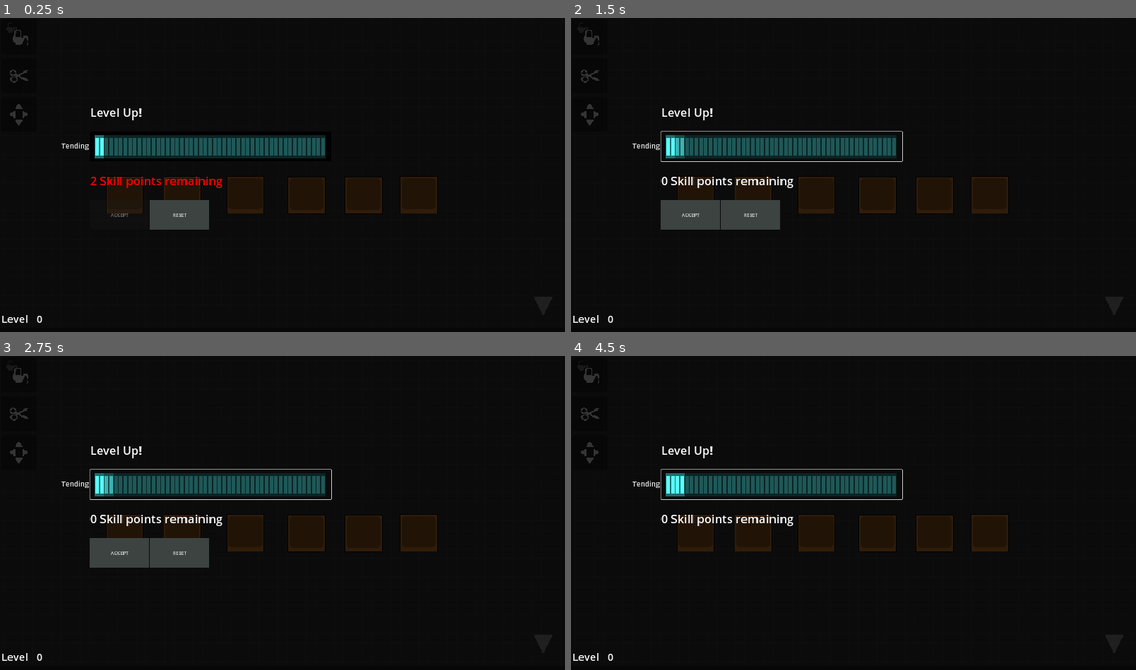
Above: before the commit, frames 1-4 (two rows, left to right).
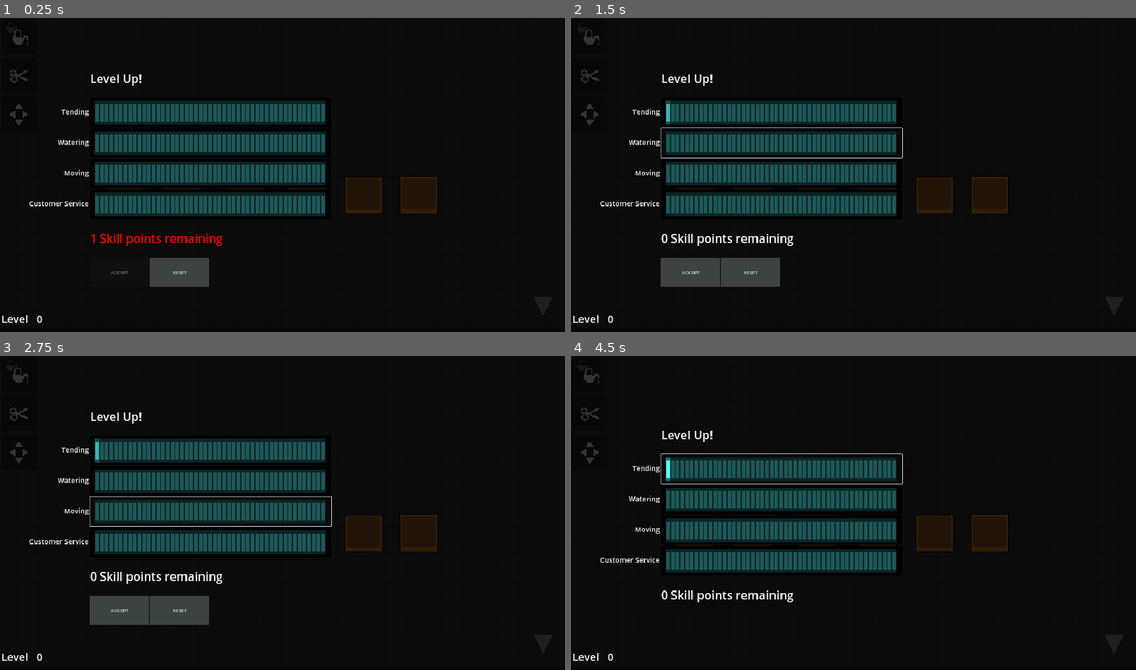
Above: after the commit, the same moments.

Repository: mathew-tran/flower-garden
Game: Godot game, scene res://Scenes/Main.tscn
The game is run twice, just before and just after one commit, with the same random seed, the same clock (stepped at 60 frames per second) and the same inputs. This scene is started directly instead of the project's main scene.
Inputs:
- Up to frame 1 (0.25 s): no input
- Up to frame 2 (1.5 s): click "Tending" at 0.5 s; click "Tending" (after the commit: "Watering") at 1.25 s
- Up to frame 3 (2.75 s): click "Tending" (after the commit: "Moving") at 2 s
- Up to frame 4 (4.5 s): click "Tending" (after the commit: "Customer Service") at 2.75 s; click "ACCEPT" at 3.5 s; click "Tending" at 4.25 s

The runs differ from the first frame. In frame 1, 13% of the frame differs, in the area x 5-58%, y 17-86%; in frame 2, 15%, in the area x 5-59%, y 17-86%; in frame 3, 15%; in frame 4, 14%.

Commit message:
hooked up some of the back end

Diff:
--- a/Prefabs/UI/Levelup.tscn
+++ b/Prefabs/UI/Levelup.tscn
@@ -1,10 +1,23 @@
-[gd_scene load_steps=5 format=3 uid="uid://cgotjfvuatutq"]
+[gd_scene load_steps=10 format=3 uid="uid://cgotjfvuatutq"]
 
 [ext_resource type="Script" path="res://Scripts/UI/LevelupUI.gd" id="1_i6kwi"]
 [ext_resource type="PackedScene" uid="uid://b5agcinq6oeut" path="res://Prefabs/UI/PowerupButton.tscn" id="1_tfmkf"]
+[ext_resource type="Resource" uid="uid://ch5bnwwrh2c7w" path="res://Resources/Variables/VAR_TEND_BONUS.tres" id="3_af5gw"]
+[ext_resource type="Script" path="res://Scripts/ResourceTypes/LevelPowerupPropertyAddBonus.gd" id="4_p3wi3"]
+[ext_resource type="Script" path="res://Scripts/ResourceTypes/LevelPowerup.gd" id="5_dpnd8"]
 
 [sub_resource type="StyleBoxFlat" id="StyleBoxFlat_uokhy"]
 bg_color = Color(0, 0, 0, 0.796078)
+
+[sub_resource type="Resource" id="Resource_4bvin"]
+script = ExtResource("4_p3wi3")
+PropertyName = ExtResource("3_af5gw")
+PropertyValue = 2
+
+[sub_resource type="Resource" id="Resource_vpcdc"]
+script = ExtResource("5_dpnd8")
+PowerUpDescription = "Description"
+Powerup = SubResource("Resource_4bvin")
 
 [sub_resource type="StyleBoxFlat" id="StyleBoxFlat_01kt8"]
 bg_color = Color(0.235294, 0.262745, 0.25098, 1)
@@ -56,8 +69,25 @@
 size_flags_horizontal = 0
 alignment = 1
 
-[node name="Button" parent="Panel/VBoxContainer/HBoxContainer" instance=ExtResource("1_tfmkf")]
+[node name="TendButton" parent="Panel/VBoxContainer/HBoxContainer" instance=ExtResource("1_tfmkf")]
 layout_mode = 2
+CategoryName = "Tending"
+PowerUps = Array[ExtResource("5_dpnd8")]([SubResource("Resource_vpcdc"), null, null, null, null, null, null, null, null, null, null, null, null, null, null, null, null, null, null, null, null, null, null, null, null, null, null, null, null, null, null, null, null, null, null, null, null, null, null, null, null, null, null, null, null, null, null, null, null, null])
+
+[node name="TendButton2" parent="Panel/VBoxContainer/HBoxContainer" instance=ExtResource("1_tfmkf")]
+layout_mode = 2
+CategoryName = "Watering"
+PowerUps = Array[ExtResource("5_dpnd8")]([SubResource("Resource_vpcdc"), null, null, null, null, null, null, null, null, null, null, null, null, null, null, null, null, null, null, null, null, null, null, null, null, null, null, null, null, null, null, null, null, null, null, null, null, null, null, null, null, null, null, null, null, null, null, null, null, null])
+
+[node name="TendButton3" parent="Panel/VBoxContainer/HBoxContainer" instance=ExtResource("1_tfmkf")]
+layout_mode = 2
+CategoryName = "Moving"
+PowerUps = Array[ExtResource("5_dpnd8")]([SubResource("Resource_vpcdc"), null, null, null, null, null, null, null, null, null, null, null, null, null, null, null, null, null, null, null, null, null, null, null, null, null, null, null, null, null, null, null, null, null, null, null, null, null, null, null, null, null, null, null, null, null, null, null, null, null])
+
+[node name="TendButton4" parent="Panel/VBoxContainer/HBoxContainer" instance=ExtResource("1_tfmkf")]
+layout_mode = 2
+CategoryName = "Customer Service"
+PowerUps = Array[ExtResource("5_dpnd8")]([SubResource("Resource_vpcdc"), null, null, null, null, null, null, null, null, null, null, null, null, null, null, null, null, null, null, null, null, null, null, null, null, null, null, null, null, null, null, null, null, null, null, null, null, null, null, null, null, null, null, null, null, null, null, null, null, null])
 
 [node name="SkillPointsRemaining" type="Label" parent="Panel/VBoxContainer"]
 custom_minimum_size = Vector2(300, 80)
--- a/Scripts/Autoload/Game.gd
+++ b/Scripts/Autoload/Game.gd
@@ -6,7 +6,6 @@
 var CurrentOrder = null
 
 var bHasDoneTutorial = false
-
 
 func ArePlanterBoxesCompleted():
 	var boxes = get_tree().get_nodes_in_group("PlanterBox")
--- a/Scripts/Autoload/PlayerProgression.gd
+++ b/Scripts/Autoload/PlayerProgression.gd
@@ -3,6 +3,7 @@
 var EXP = 0
 var MaxEXP = 100
 var Level = 0
+var MaxLevel = 20
 var XPCache = 0
 
 signal EXPUpdate
@@ -14,14 +15,16 @@
 
 var EXPCacheReleaseTimer
 
-var SkillPoints = 2
-var AllocatedSkillPoints = 2
+var SkillPoints = 1
+var AllocatedSkillPoints = 1
 
 signal SkillsReset
 signal SkillsCompleteTransaction
 signal SkillsLockin(bCanLockin)
 signal SkillPointAllocated
 
+func GetMaxLevel():
+	return MaxLevel
 func _ready():
 	EXPCacheReleaseTimer = Timer.new()
 	EXPCacheReleaseTimer.wait_time = .05
@@ -31,6 +34,8 @@
 	add_child(EXPCacheReleaseTimer)
 
 func OnEXPCacheReleaseTimeOut():
+	if Level >= MaxLevel:
+		XPCache = 0
 	if XPCache == 0:
 		EXPCacheReleaseTimer.stop()
 		return
@@ -51,7 +56,7 @@
 		EXP -= MaxEXP
 		emit_signal("EXPUpdate")
 		MaxEXP *= 1.1
-		AddSkillPoints(2)
+		AddSkillPoints(3)
 		emit_signal("LevelUpdate")
 	emit_signal("EXPUpdate")
 
@@ -84,6 +89,11 @@
 	else:
 		TempProgress[property] = value
 
+func GetTempPower(property):
+	if TempProgress.has(property):
+		return TempProgress[property]
+	return 0
+
 func BroadcastPowerUpSelected():
 	emit_signal("PowerUpSelected")
 
@@ -99,3 +109,9 @@
 
 func GetLevel():
 	return Level
+
+func GetLevelString():
+	if Level < MaxLevel:
+		return str(Level)
+	else:
+		return "MAX"
--- a/Scripts/Plant.gd
+++ b/Scripts/Plant.gd
@@ -24,12 +24,14 @@
 			if frame < frameCount:
 				frame += 1
 		IncrementStage()
-		PlayerProgression.AddXP(2)
+
 	else:
 		print("failed to activate")
 
 
 func IncrementStage():
+	if StageIndex != -1:
+		GetCurrentStage().CleanStage()
 	StageIndex += 1
 	emit_signal("FinishGrowth")
 
--- a/Scripts/PlantStage.gd
+++ b/Scripts/PlantStage.gd
@@ -25,6 +25,11 @@
 	if is_instance_valid(StageTimer):
 		StageTimer.queue_free()
 
+	var bonus = 0
+	if ModeToUse == InputManager.INPUT_MODE.TEND:
+		bonus += PlayerProgression.GetTempPower(load("res://Resources/Variables/VAR_TEND_BONUS.tres").Get())
+	PlayerProgression.AddXP(2 + bonus)
+
 func ShouldIncreaseFrame():
 	return bIncreaseFrame
 
--- a/Scripts/UI/EXPBar.gd
+++ b/Scripts/UI/EXPBar.gd
@@ -15,7 +15,7 @@
 
 func OnLevelUpdate():
 	$ProgressBar.max_value = PlayerProgression.GetMaxEXP()
-	$HBoxContainer/Level.text = str(PlayerProgression.GetLevel())
+	$HBoxContainer/Level.text = str(PlayerProgression.GetLevelString())
 
 
 func OnCompleteRound(_x):
--- a/Scripts/UI/PowerupButton.gd
+++ b/Scripts/UI/PowerupButton.gd
@@ -1,13 +1,19 @@
 extends Button
 
-var Level = 2
+var Level = 0
 var LevelToGoTo = 0
 
 @export var OwnedColor : Color
 @export var AllocatedColor : Color
 @export var UnOwnedColor : Color
+@export var CategoryName = "test"
+
+@export var PowerUps : Array[LevelPowerUpResource]
+
+
 
 func _ready():
+	$Label.text = CategoryName
 	UpdateTicks()
 	LevelToGoTo = Level
 	PlayerProgression.connect("SkillsReset", Callable(self, "OnSkillsReset"))
@@ -24,6 +30,10 @@
 
 func SetData():
 	if Level != LevelToGoTo:
+		for x in range(Level, LevelToGoTo):
+			if is_instance_valid(PowerUps[x]):
+				PowerUps[x].ConsumePower()
+				PowerUps[x] = null
 		Level = LevelToGoTo
 		UpdateTicks()
 
